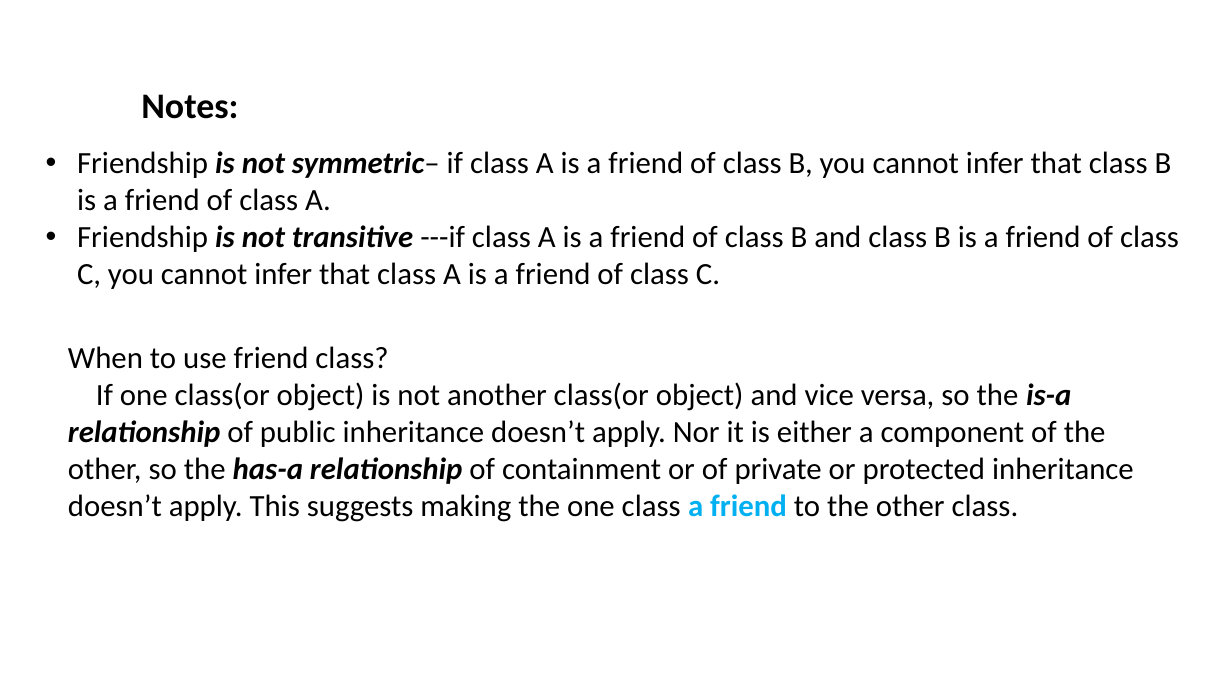
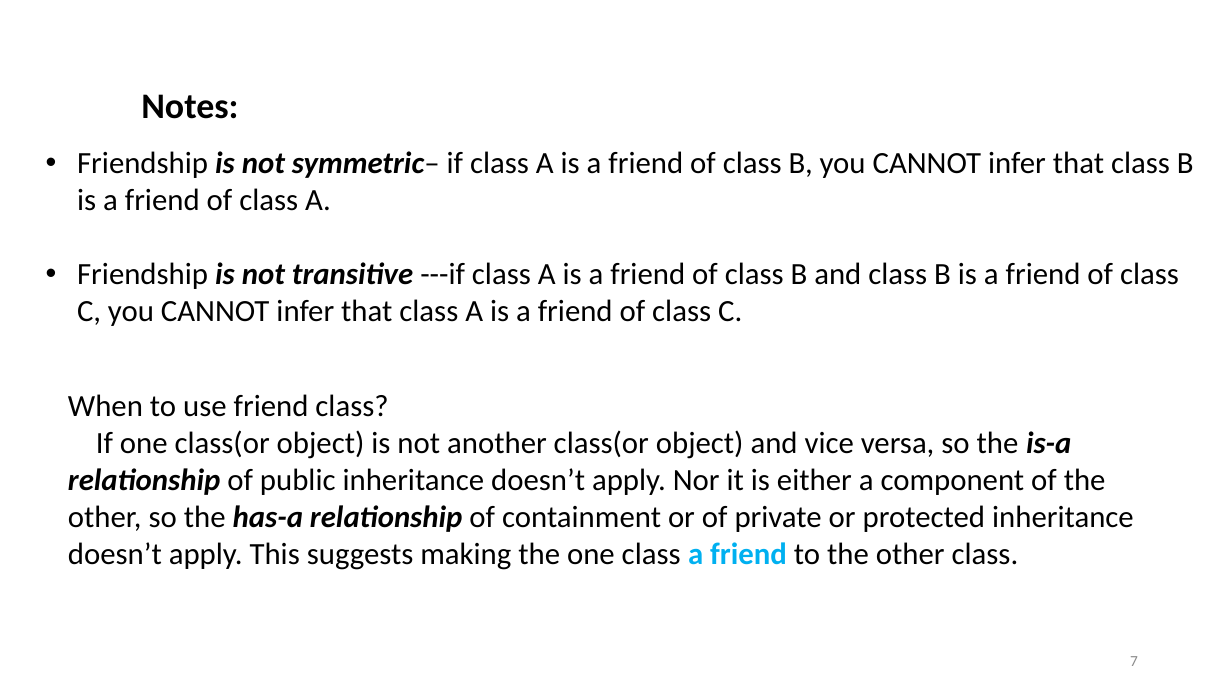
Before and after one commit to ShiqiYu/CPP, a slide deck: slide 7 of week15/Lab15.pptx. Drawn at 1232x693 pixels with LibreOffice and Linux fonts; fonts in the diff are those of the drawing; background and template pictures are left out. Boxes give left, top, right and bottom in pixels: in the first picture for what was removed or moved away, otherwise in the second. Text is boxed around its words. In the diff, an @@ line names an element or a change of style, - is before the commit and + after.

```diff
--- a/week15/Lab15.pptx
+++ b/week15/Lab15.pptx
@@ text at (77,151,1194,326): text changed @@
-• Friendship is not symmetric– if class A is a friend of class B, you cannot infer that class B is a friend of class A.
-• Friendship is not transitive ---if class A is a friend of class B and class B is a friend of class C, you cannot infer that class A is a friend of class C.
+• Friendship is not symmetric– if class A is a friend of class B, you CANNOT infer that class B is a friend of class A.
+• Friendship is not transitive ---if class A is a friend of class B and class B is a friend of class C, you CANNOT infer that class A is a friend of class C.
@@ text "When to use friend class?": place and size @@
-text "When to use friend class?" at (68,346,1134,522)
+text "When to use friend class?" at (68,394,1134,570)
@@ page number added at (1130,656,1138,666), 12 pt, text #8C8C8C @@
+7
```
Also in this commit, not shown: 18 other slides changed, 2 slides added, 3 slides removed, 3 other files.
